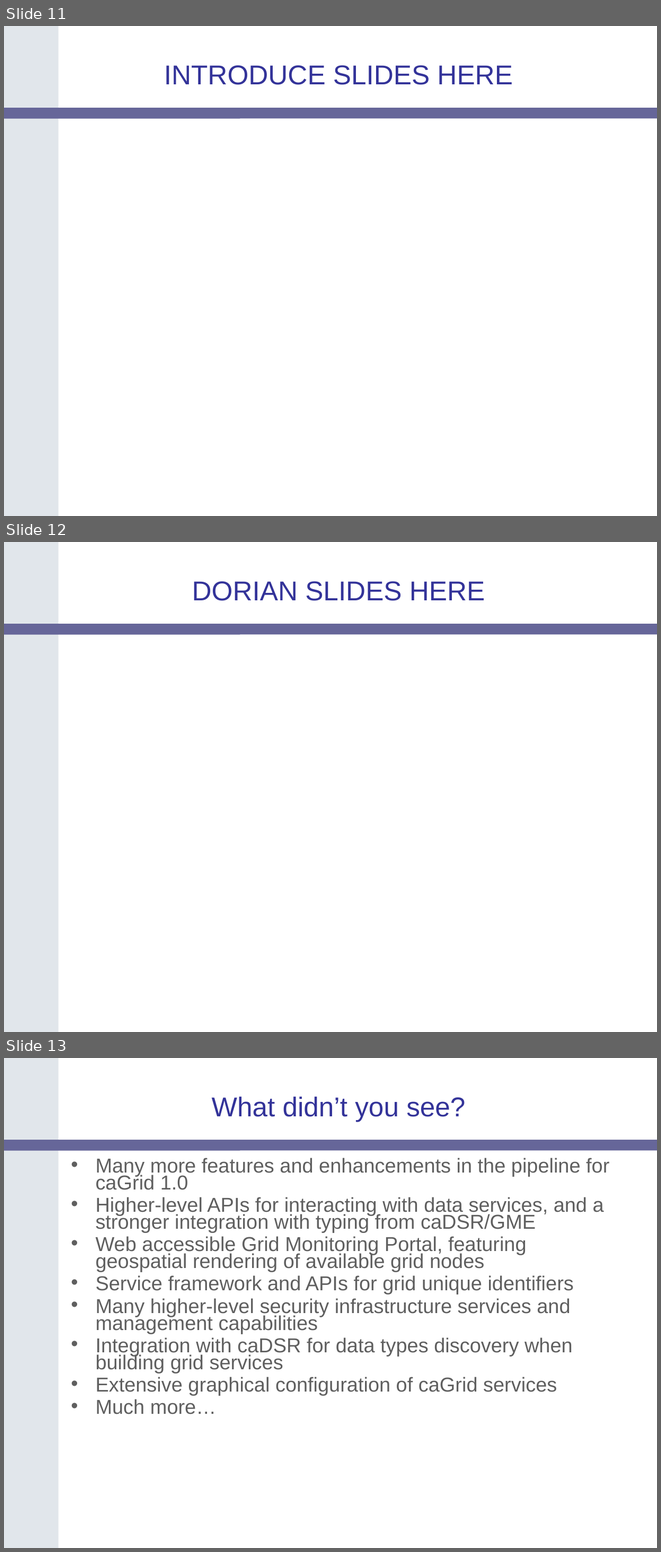
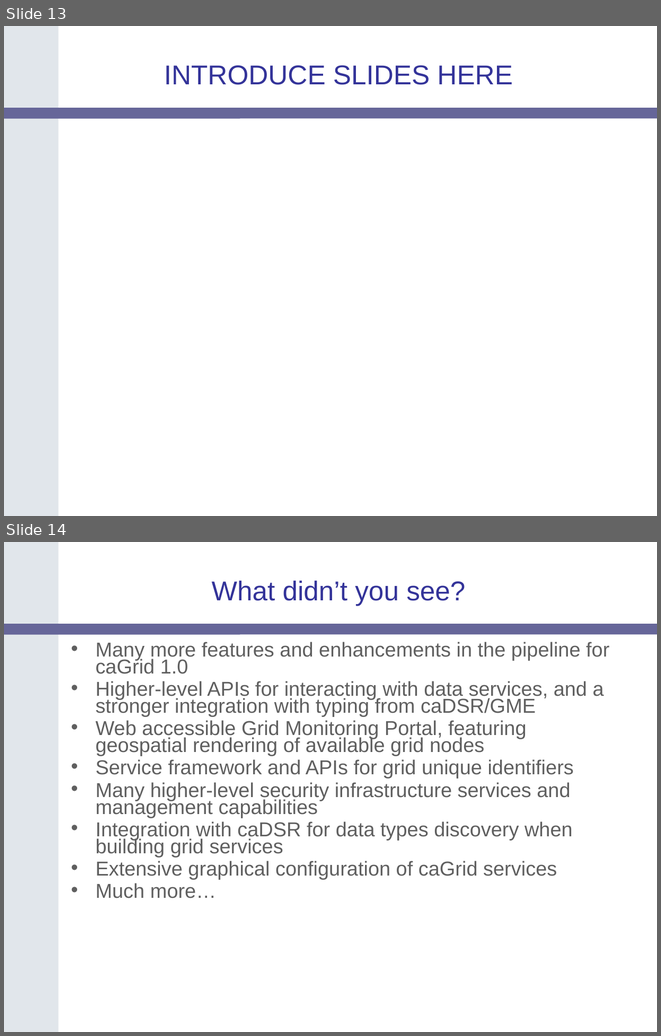
Before and after one commit to NCIP/cagrid-portal, a slide deck: cagrid-1-0/Documentation/presentations/200604_AnnualMeeting/caGrid-1.0-Demo.ppt. Shown one above the other, each under a label of ours: slides 11, 12 and 13 before the commit, slides 13 and 14 after it. The pictures are 661x1552 and 661x1036 pixels, drawn with LibreOffice and Linux fonts; fonts in the diff are those of the drawing; background and template pictures are left out. Boxes give left, top, right and bottom in pixels: in the first picture for what was removed or moved away, otherwise in the second. Text is boxed around its words. In the diff, an @@ line names an element or a change of style, - is before the commit and + after.

```diff
--- a/cagrid-1-0/Documentation/presentations/200604_AnnualMeeting/caGrid-1.0-Demo.ppt
+++ b/cagrid-1-0/Documentation/presentations/200604_AnnualMeeting/caGrid-1.0-Demo.ppt
@@ slide 12 removed at [4, 542, 657, 1032], background #FFFFFF; not listed: 2 template elements that a slide beside it also shows @@
@@ title removed at [192, 581, 485, 601] @@
-DORIAN SLIDES HERE
@@ what was slide 11 is now slide 13 @@
@@ what was slide 13 is now slide 14 @@
```
Also in this commit, not shown: 2 slides added.
